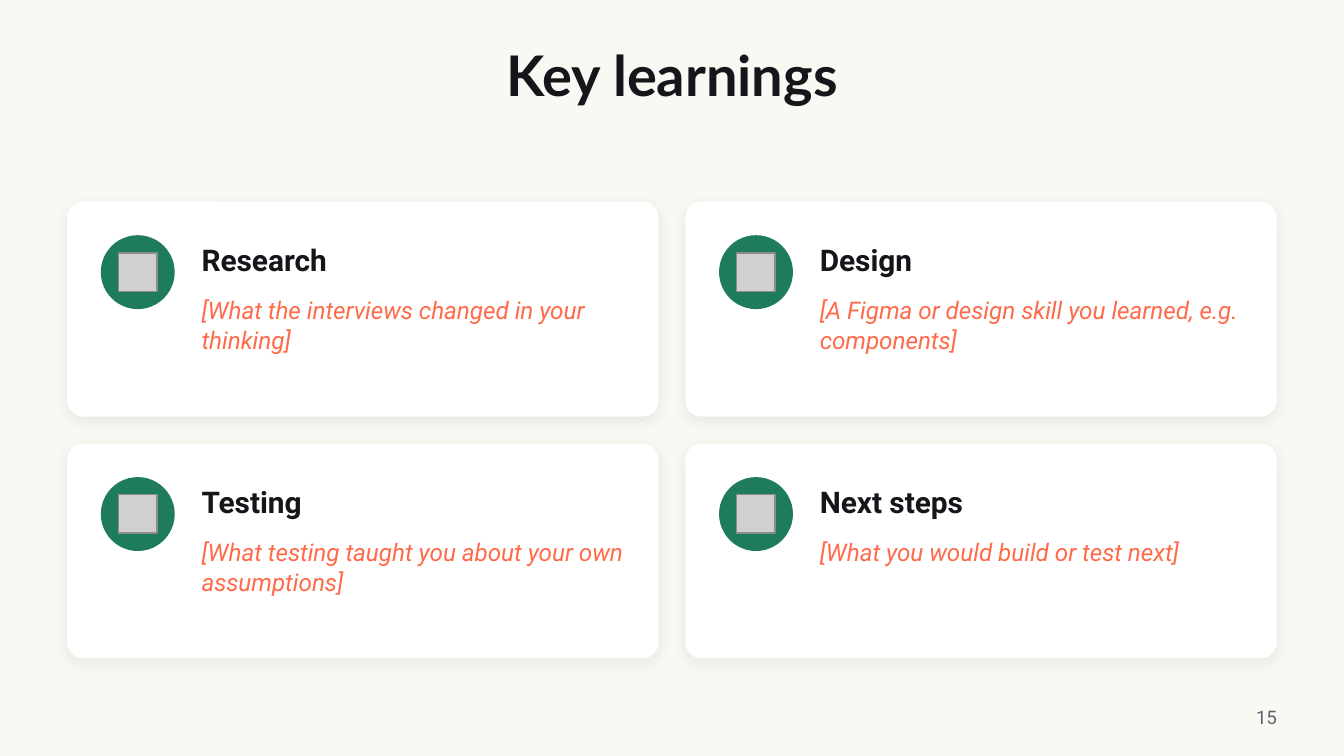
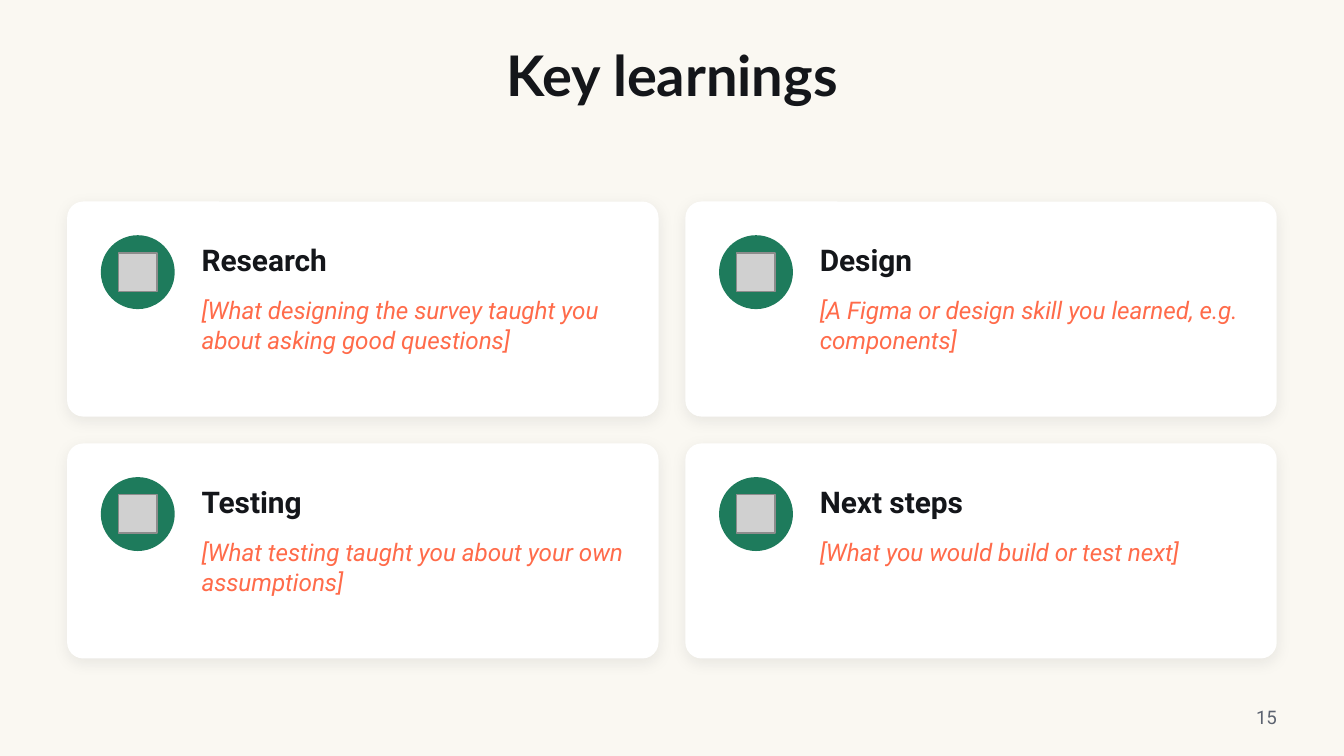
Before and after one commit to escalopa/campusswap, a slide deck: slide 15 of docs/assets/campusswap-case-study.pptx. Drawn at 1344x756 pixels with LibreOffice and Linux fonts; fonts in the diff are those of the drawing; grey boxes stand for pictures. Boxes give left, top, right and bottom in pixels: in the first picture for what was removed or moved away, otherwise in the second. Text is boxed around its words. In the diff, an @@ line names an element or a change of style, - is before the commit and + after.

```diff
--- a/docs/assets/campusswap-case-study.pptx
+++ b/docs/assets/campusswap-case-study.pptx
@@ text at (x1=202, y1=299, x2=598, y2=354): text changed @@
-[What the interviews changed in your thinking]
+[What designing the survey taught you about asking good questions]
```
Also in this commit, not shown: 2 other slides changed, 1 slide added, 1 slide removed, 3 other files.
